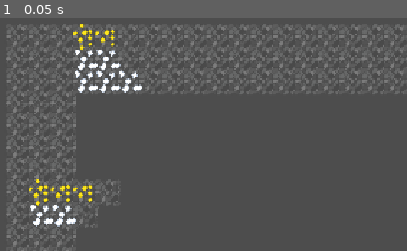
Above: before the commit, frame 1.
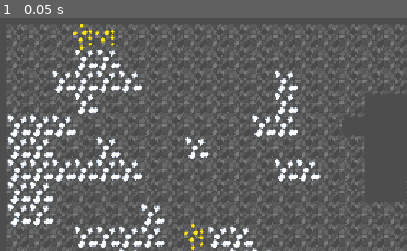
Above: after the commit, the same moment.

Repository: TotsllyRandom/Clones-In-A-Cave
Game: Godot game, scene res://scenes/main.tscn
The game is run twice, just before and just after one commit, with the same random seed, the same clock (stepped at 60 frames per second) and the same inputs.
Inputs:
- Up to frame 1 (0.05 s): no input

The runs differ from the first frame. In frame 1, 17% of the frame differs, in the area x 1-100%, y 22-100%.

Commit message:
new algorithm for caves

Diff:
--- a/scripts/tile_system.gd
+++ b/scripts/tile_system.gd
@@ -30,8 +30,8 @@
 	## fix noise
 	var data = generate_noise()
 
-	for i in range(3):
-		data = fix_noise(data, false)
+	for i in range(8):
+		data = fix_noise(data, true)
 	data = fix_noise(data, true)
 	map_data = data
 	shift_map_data() ## make map data system readable
@@ -127,29 +127,30 @@
 			inputs[6] = get_item(noise,x,y+1)
 			inputs[7] = get_item(noise,x+1,y+1)
 
-			var s = 0
-			if get_life_from_neighbors(inputs):
-				s = noise[y][x]
+			var s = get_life_from_neighbors(inputs, noise[y][x])
 
 			if overwrite:
 				if !(x >= length[0]-3 or y >= length[1]-3 or x <= 2 or y <= 2):
 					noise[y][x] = s
-				#else:
-					#noise[y][x] = 1
 			else:
 				current_line.append(s)
 		if !overwrite:
 			fixed.append(current_line)
+
 	if overwrite:
 		return noise
 	else:
 		return fixed
 
-func get_life_from_neighbors(inputs: Array) -> bool:
+func get_life_from_neighbors(inputs: Array,current) -> int:
 	var value := 0
 	for i in inputs:
 		value += i
-	return value > 4
+	if value >= 6:
+		return 1
+	elif value >= 4:
+		return current
+	return 0
 
 func get_item(noise: Array, x: int, y: int) -> int:
 	if out_of_bounds(x,y):
